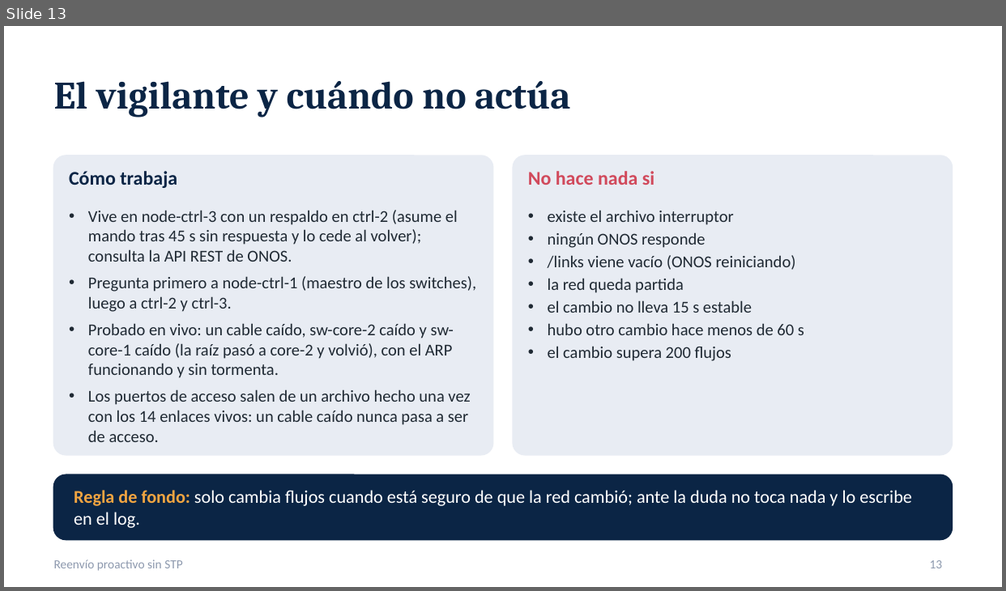
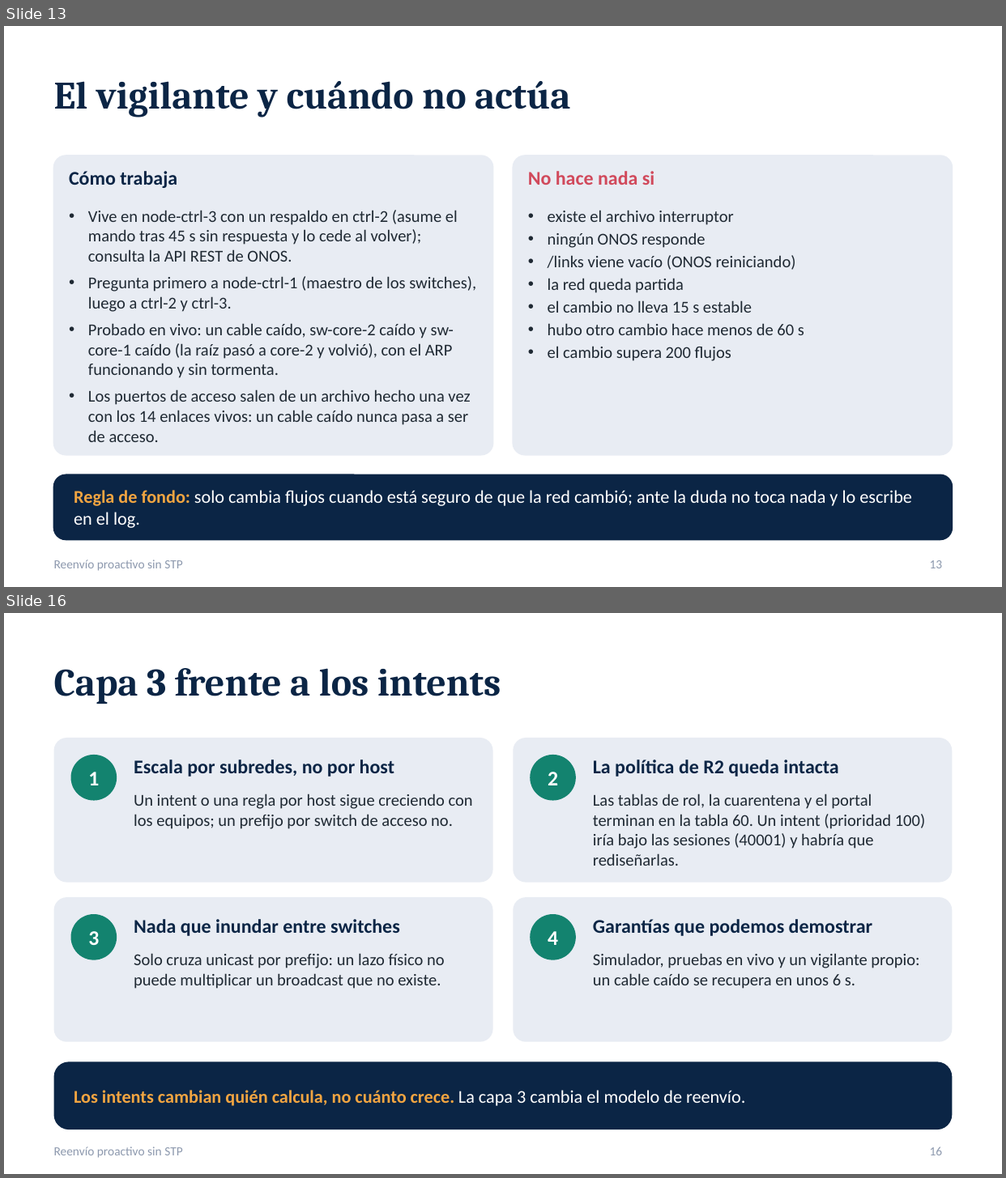
Before and after one commit to SergioAnderson123/proyecto-sdn, a slide deck: docs/Reenvio_proactivo_sin_STP.pptx. Shown one above the other, each under a label of ours: slide 13 before the commit, slides 13 and 16 after it; the slides between them are not shown. The pictures are 1006x591 and 1006x1178 pixels, drawn with LibreOffice and Linux fonts; fonts in the diff are those of the drawing. Boxes give left, top, right and bottom in pixels: in the first picture for what was removed or moved away, otherwise in the second. Text is boxed around its words. In the diff, an @@ line names an element or a change of style, - is before the commit and + after.

Commit message:
presentacion: capa 3 por subredes (motivo: escalabilidad, frente a los intents, flujos de la tabla 60, apps Gateway ARP y DHCP por subred, vigilante en capa 3 y resultados en vivo); portada, comparacion con intents y cierre actualizados

```diff
--- a/docs/Reenvio_proactivo_sin_STP.pptx
+++ b/docs/Reenvio_proactivo_sin_STP.pptx
@@ slide 16 added at (4, 613, 1002, 1174), background #FFFFFF; not listed: 1 template element that a slide beside it also shows @@
@@ title added at (54, 668, 501, 704), 28 pt, text #0B2545, bold @@
+Capa 3 frente a los intents
@@ rounded rectangle added at (54, 738, 493, 883), fill #E8ECF3 @@
@@ ellipse added at (71, 755, 117, 801), fill #13836F, 15 pt, text #FFFFFF, bold @@
+1
@@ rounded rectangle added at (513, 738, 952, 883), fill #E8ECF3 @@
@@ ellipse added at (530, 755, 576, 801), fill #13836F, 15 pt, text #FFFFFF, bold @@
+2
@@ text added at (134, 760, 394, 777), 14 pt, text #0B2545, bold @@
+Escala por subredes, no por host
@@ text added at (593, 760, 838, 777), 14 pt, text #0B2545, bold @@
+La política de R2 queda intacta
@@ text added at (134, 794, 473, 829), 12 pt, text #1F2933 @@
+Un intent o una regla por host sigue creciendo con los equipos; un prefijo por switch de acceso no.
@@ text added at (593, 794, 925, 866), 12 pt, text #1F2933 @@
+Las tablas de rol, la cuarentena y el portal terminan en la tabla 60. Un intent (prioridad 100) iría bajo las sesiones (40001) y habría que rediseñarlas.
@@ rounded rectangle added at (54, 897, 493, 1042), fill #E8ECF3 @@
@@ rounded rectangle added at (513, 897, 952, 1042), fill #E8ECF3 @@
@@ ellipse added at (71, 914, 117, 960), fill #13836F, 15 pt, text #FFFFFF, bold @@
+3
@@ text added at (134, 919, 400, 936), 14 pt, text #0B2545, bold @@
+Nada que inundar entre switches
@@ ellipse added at (530, 914, 576, 960), fill #13836F, 15 pt, text #FFFFFF, bold @@
+4
@@ text added at (593, 919, 872, 936), 14 pt, text #0B2545, bold @@
+Garantías que podemos demostrar
@@ text added at (134, 953, 445, 989), 12 pt, text #1F2933 @@
+Solo cruza unicast por prefijo: un lazo físico no puede multiplicar un broadcast que no existe.
@@ text added at (593, 953, 919, 989), 12 pt, text #1F2933 @@
+Simulador, pruebas en vivo y un vigilante propio: un cable caído se recupera en unos 6 s.
@@ rounded rectangle added at (54, 1062, 952, 1130), fill #0B2545 @@
@@ text added at (74, 1090, 745, 1106), 13 pt, text #F2A541, bold @@
+Los intents cambian quién calcula, no cuánto crece. La capa 3 cambia el modelo de reenvío.
@@ page number added at (930, 1147, 943, 1156), 9 pt, text #8D99AE @@
+16
```
Also in this commit, not shown: 3 slides changed, 7 other slides added.
